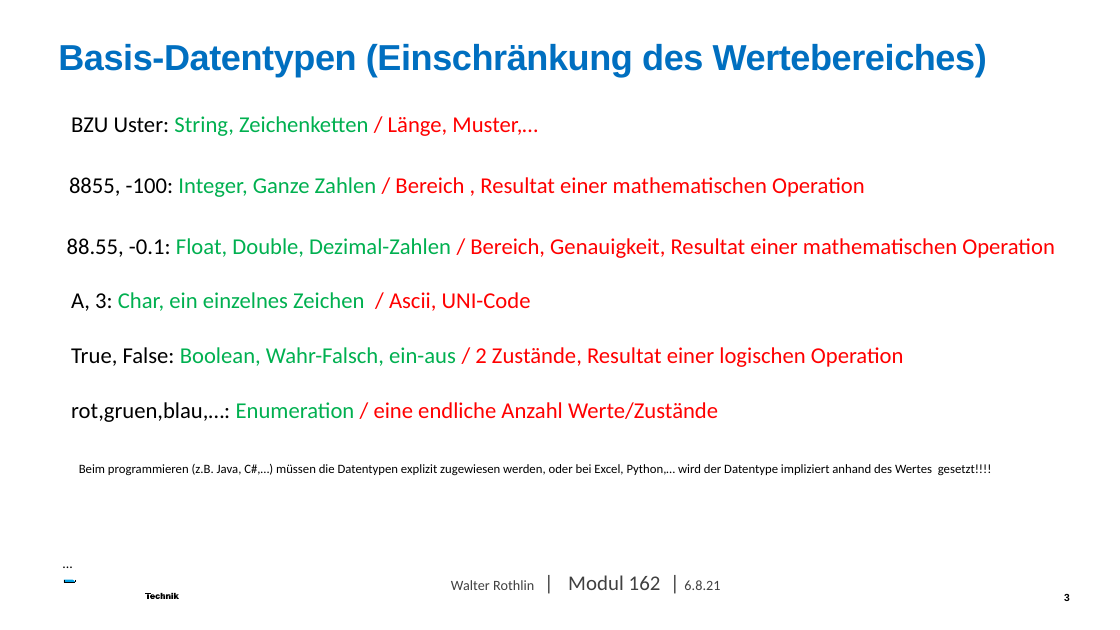
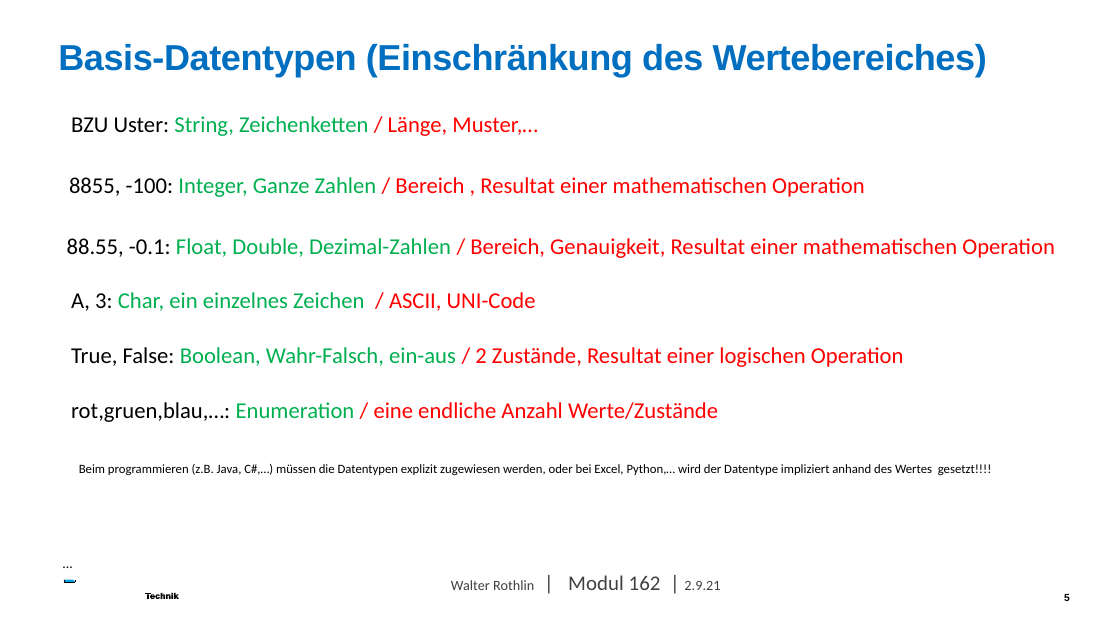
Before and after one commit to walter-rothlin/Source-Code, a slide deck: slide 5 of SchulungsUnterlagen/BZU/162_Einführung_Grundlagen_01.pptx (slide 3 before the commit). Drawn at 1120x630 pixels with LibreOffice and Linux fonts; fonts in the diff are those of the drawing; background and template pictures are left out. Boxes give left, top, right and bottom in pixels: in the first picture for what was removed or moved away, otherwise in the second. Text is boxed around its words. In the diff, an @@ line names an element or a change of style, - is before the commit and + after.

```diff
--- a/SchulungsUnterlagen/BZU/162_Einführung_Grundlagen_01.pptx
+++ b/SchulungsUnterlagen/BZU/162_Einführung_Grundlagen_01.pptx
@@ text at [71, 292, 536, 311]: text changed @@
-A, 3: Char, ein einzelnes Zeichen / Ascii, UNI-Code
+A, 3: Char, ein einzelnes Zeichen / ASCII, UNI-Code
@@ text at [451, 575, 720, 590]: text changed @@
-Walter Rothlin | Modul 162 | 6.8.21
+Walter Rothlin | Modul 162 | 2.9.21
```
Also in this commit, not shown: 1 other slide changed, 1 slide added, 1 other file.
